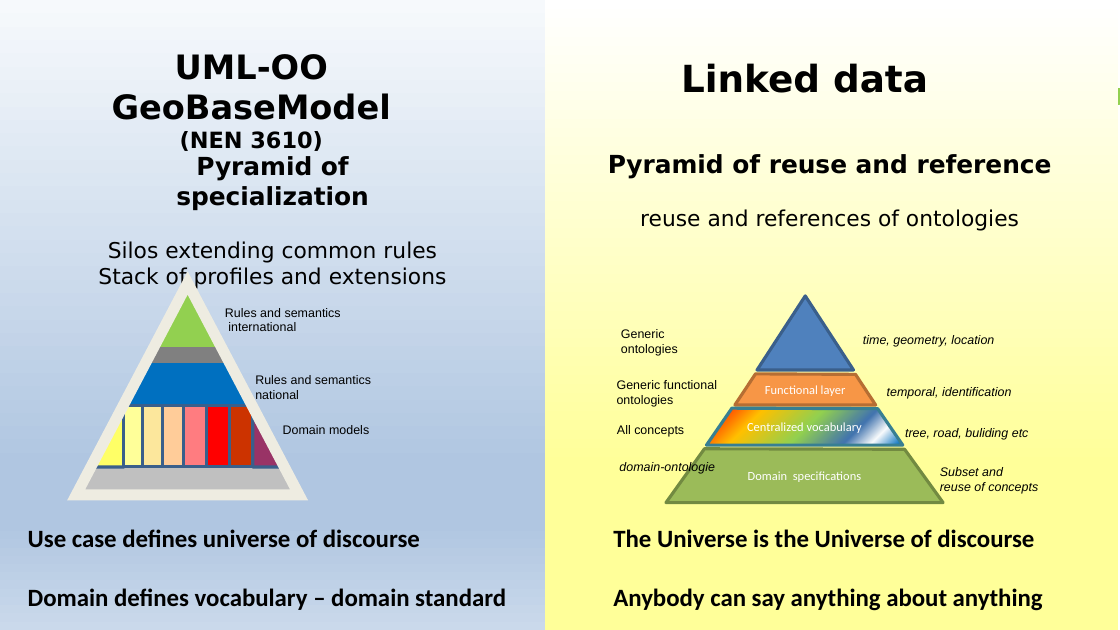
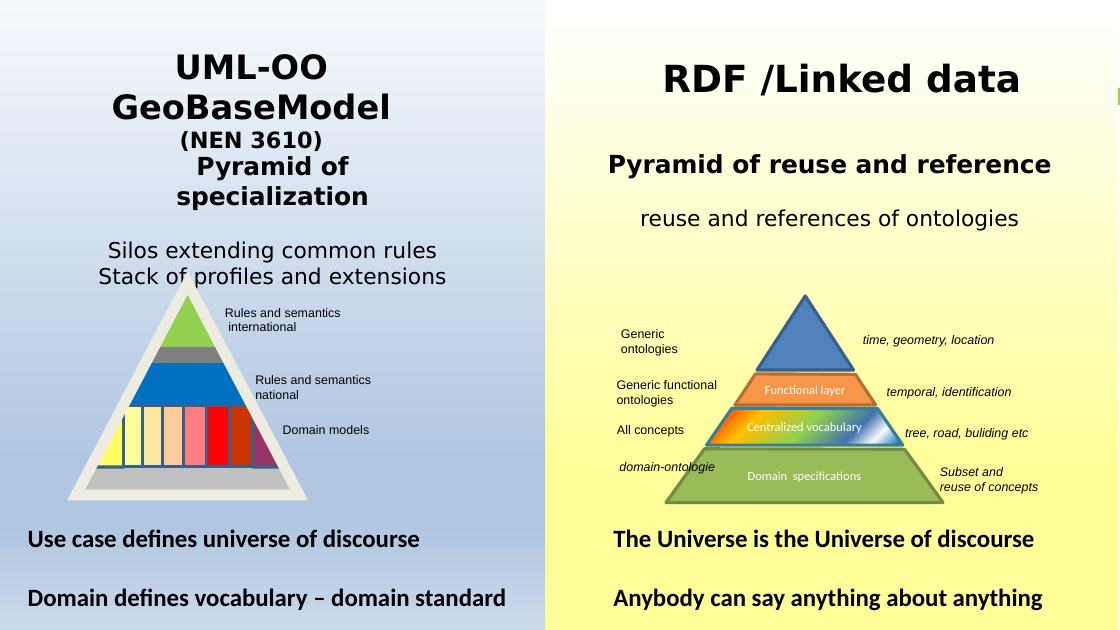
Before and after one commit to Geonovum/NEN3610-Linkeddata, a slide deck: slide 3 of Presentations/NEN3610-LD and ISO19103.pptx. Drawn at 1120x630 pixels with LibreOffice and Linux fonts; fonts in the diff are those of the drawing; background and template pictures are left out. Boxes give left, top, right and bottom in pixels: in the first picture for what was removed or moved away, otherwise in the second. Text is boxed around its words. In the diff, an @@ line names an element or a change of style, - is before the commit and + after.

Commit message:
Fixed typos

```diff
--- a/Presentations/NEN3610-LD and ISO19103.pptx
+++ b/Presentations/NEN3610-LD and ISO19103.pptx
@@ text at box(662, 63, 1021, 96): text changed @@
-Linked data
+RDF /Linked data
```
Also in this commit, not shown: 6 other slides changed, 1 slide added.
